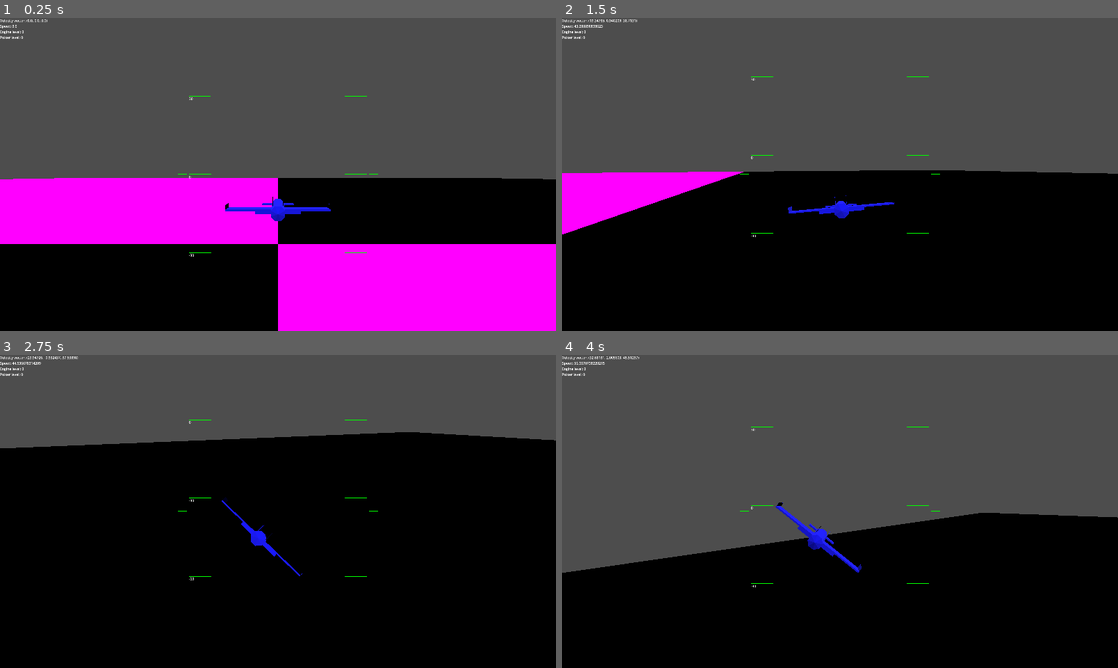
Above: before the commit, frames 1-4 (two rows, left to right).
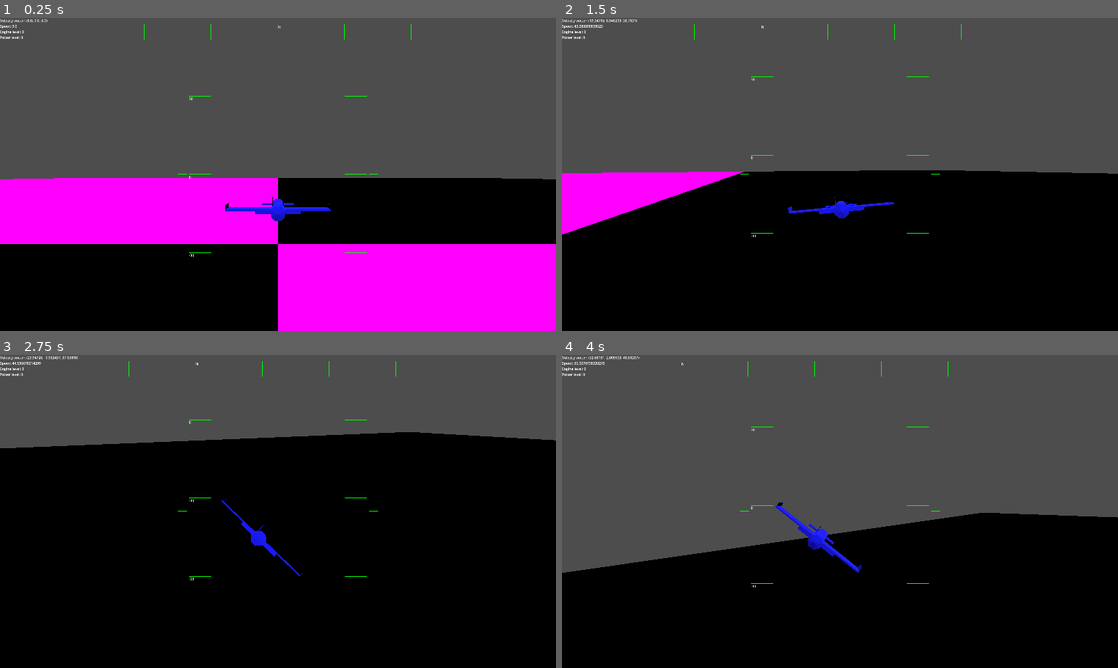
Above: after the commit, the same moments.

Repository: voidstarjms/shimmer
Game: Godot game, scene res://main.tscn
The game is run twice, just before and just after one commit, with the same random seed, the same clock (stepped at 60 frames per second) and the same inputs.
Inputs:
- Up to frame 1 (0.25 s): no input
- Up to frame 2 (1.5 s): tap Enter at 0.5 s; hold Right (strafe_right) 0.53-1.28 s; tap Space (dash) at 0.6 s; hold K (pitch_down) from 1.28 s (still down); tap A (roll_ccw) at 1.35 s
- Up to frame 3 (2.75 s): release K (pitch_down) at 2.03 s; hold Right (strafe_right) from 2.03 s (still down); hold D (roll_cw) from 2.03 s (still down)
- Up to frame 4 (4 s): release Right (strafe_right) at 2.78 s; release D (roll_cw) at 2.78 s; hold I (pitch_up) 2.78-3.53 s; tap Shift at 2.85 s; hold Left (strafe_left) from 3.53 s (still down); tap Space (dash) at 3.6 s

The runs differ from the first frame. In frame 1, less than 0.1% of the frame differs, in the area x 25-74%, y 2-7%; in frame 2, less than 0.1%; in frame 3, less than 0.1%; in frame 4, less than 0.1%.

Commit message:
Implemented heading indicator

Diff:
--- a/gui.gd
+++ b/gui.gd
@@ -8,9 +8,16 @@
 const pi_over_4 = PI / 4
 const pi_over_2 = PI / 2
 const sqrt2_over_2 = sqrt(2) / 2
-const pitch_mark_increment = 30
+const compass_rose = ["N", "E", "S", "W"]
+## NOTE: this value must not exceed 90 or it will result in div by 0
+const pitch_mark_count = 7
 var pitch_marker_text
 var max_pitch_ladder_vert
+const compass_subdivision_count = 5
+var compass_text
+var compass_mark_top
+var compass_mark_bottom
+var compass_half_width
 
 func _on_window_resized():
 	var window = get_window()
@@ -19,17 +26,29 @@
 	pitch_ladder_outer_width = window.size.x * 0.16
 	pitch_ladder_inner_width = window.size.x * 0.12
 	max_pitch_ladder_vert = window.size.y * 0.375
+	compass_mark_top = window.size.y * 0.02
+	compass_mark_bottom = window.size.y * 0.07
+	compass_half_width = window.size.x * 0.3
 
 func _ready() -> void:
 	get_window().size_changed.connect(_on_window_resized)
 	_on_window_resized()
-	var pitch_mark_count = int(180 / pitch_mark_increment) + 1
+
+	# Initialize pitch marker text
 	pitch_marker_text = Array()
 	for i in pitch_mark_count:
 		var label = Label.new()
-		label.text = str(90 - i * pitch_mark_increment)
+		label.text = str(90 - i * 180 / (pitch_mark_count - 1))
 		label.add_theme_color_override("green", Color.GREEN)
 		pitch_marker_text.append(label)
+		add_child(label)
+
+	# Initialize heading indicator text
+	compass_text = Array()
+	for i in 4:
+		var label = Label.new()
+		label.text = compass_rose[i]
+		compass_text.append(label)
 		add_child(label)
 
 func _process(delta: float) -> void:
@@ -39,11 +58,12 @@
 	var view_rect = get_viewport_rect()
 	var view_center = Vector2(view_rect.size.x / 2, view_rect.size.y / 2)
 	var raw_fwd = -$"../../ZealousJay".transform.basis.z
+
+	## Draw pitch ladder
 	var pitch_angle = pi_over_2 - acos(raw_fwd.dot(Vector3.UP))
-	print(pitch_angle)
-	for i in 7:
+	for i in pitch_mark_count:
 		pitch_marker_text[i].visible = false
-		var rung_angle = pitch_angle + (pi_over_6 * i - pi_over_2)
+		var rung_angle = pitch_angle + (6.0 / (pitch_mark_count - 1) * pi_over_6 * i - pi_over_2)
 		if (abs(rung_angle) > pi_over_4):
 			continue
 		var pitch_ladder_vrt_offset = rung_angle / pi_over_4 * max_pitch_ladder_vert * Vector2.UP
@@ -53,3 +73,22 @@
 		draw_line(view_center + pitch_ladder_level_mark_outer_width * Vector2.RIGHT, view_center + pitch_ladder_level_mark_inner_width * Vector2.RIGHT, Color.GREEN)
 		draw_line(view_center - pitch_ladder_outer_width * Vector2.RIGHT - pitch_ladder_vrt_offset, view_center - pitch_ladder_inner_width * Vector2.RIGHT - pitch_ladder_vrt_offset, Color.GREEN)
 		draw_line(view_center + pitch_ladder_outer_width * Vector2.RIGHT - pitch_ladder_vrt_offset, view_center + pitch_ladder_inner_width * Vector2.RIGHT - pitch_ladder_vrt_offset, Color.GREEN)
+
+	## Draw heading indicator
+	var heading_vec = Vector3(raw_fwd.x, 0, raw_fwd.z).normalized()
+	var heading_angle = acos(heading_vec.dot(Vector3.FORWARD)) if heading_vec.dot(Vector3.LEFT) >= 0 else PI + acos(heading_vec.dot(Vector3.BACK))
+	for i in 4:
+		compass_text[i].visible = false
+	for i in 4 * compass_subdivision_count:
+		var marker_vec = Vector3.BACK.rotated(Vector3.UP, i * 3.0 / compass_subdivision_count * pi_over_6)
+		var marker_angle = marker_vec.signed_angle_to(heading_vec, Vector3.DOWN)
+		if abs(marker_angle) > pi_over_4:
+			continue
+		var marker_horiz_offset = Vector2.RIGHT * compass_half_width * marker_angle / pi_over_4
+
+		if i % compass_subdivision_count == 0:
+			var current_compass_text = compass_text[(i / compass_subdivision_count) % 4]
+			current_compass_text.visible = true
+			current_compass_text.position = Vector2(view_rect.size.x / 2, compass_mark_top) + marker_horiz_offset
+		else:
+			draw_line(Vector2(view_rect.size.x / 2, compass_mark_top) + marker_horiz_offset, Vector2(view_rect.size.x / 2, compass_mark_bottom) + marker_horiz_offset, Color.GREEN)
Not shown, changed: export_presets.cfg
